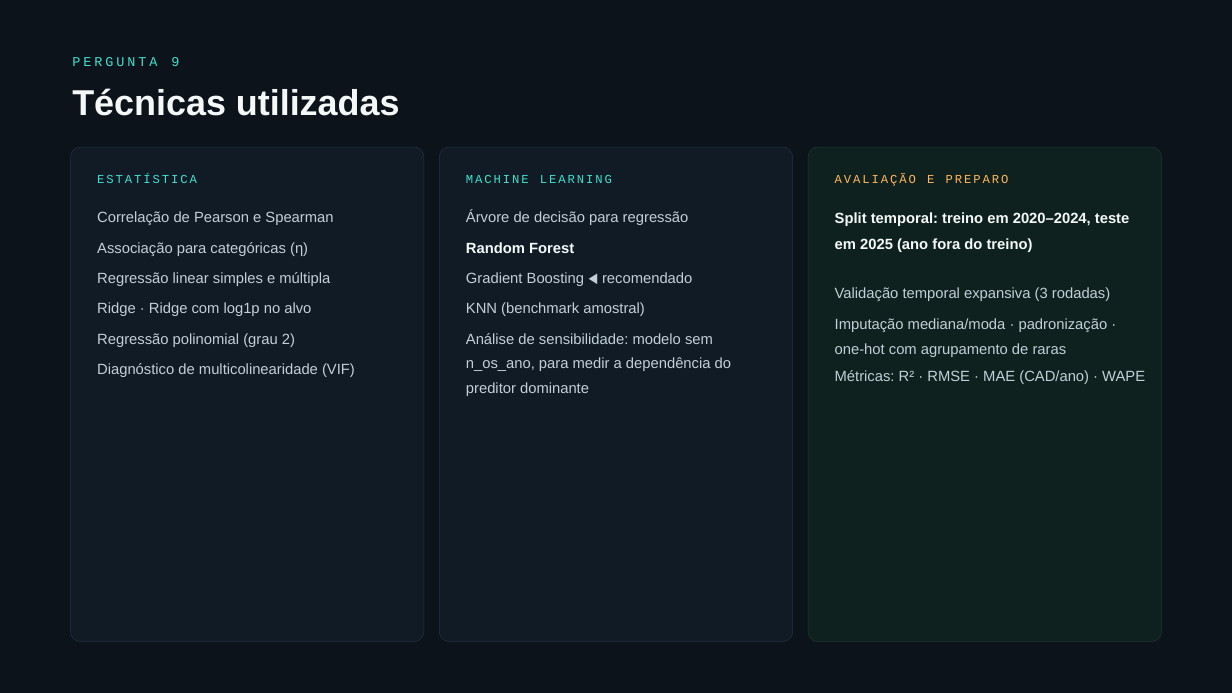
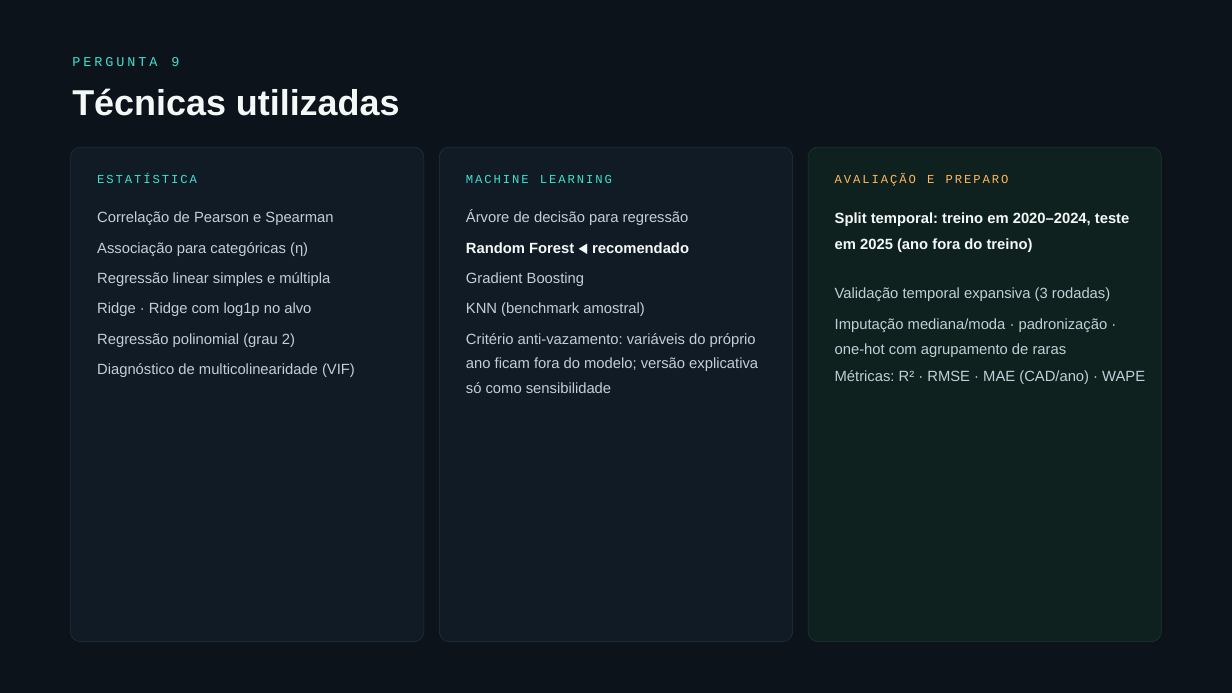
Before and after one commit to giovanicani/quatro_norte, a slide deck: slide 48 of nova_versao_jeison/apresentacao/Apresentacao_QuatroNorte_anual.pptx. Drawn at 1232x693 pixels with LibreOffice and Linux fonts; fonts in the diff are those of the drawing. Boxes give left, top, right and bottom in pixels: in the first picture for what was removed or moved away, otherwise in the second. Text is boxed around its words. In the diff, an @@ line names an element or a change of style, - is before the commit and + after.

```diff
--- a/nova_versao_jeison/apresentacao/Apresentacao_QuatroNorte_anual.pptx
+++ b/nova_versao_jeison/apresentacao/Apresentacao_QuatroNorte_anual.pptx
@@ text at [466, 242, 689, 253]: text changed @@
-Random Forest
+Random Forest ◀ recomendado
@@ text at [466, 272, 584, 286]: text changed @@
-Gradient Boosting ◀ recomendado
+Gradient Boosting
@@ text at [466, 333, 758, 393]: text changed @@
-Análise de sensibilidade: modelo sem n_os_ano, para medir a dependência do preditor dominante
+Critério anti-vazamento: variáveis do próprio ano ficam fora do modelo; versão explicativa só como sensibilidade
```
Also in this commit, not shown: 5 other slides changed, 10 other files.
